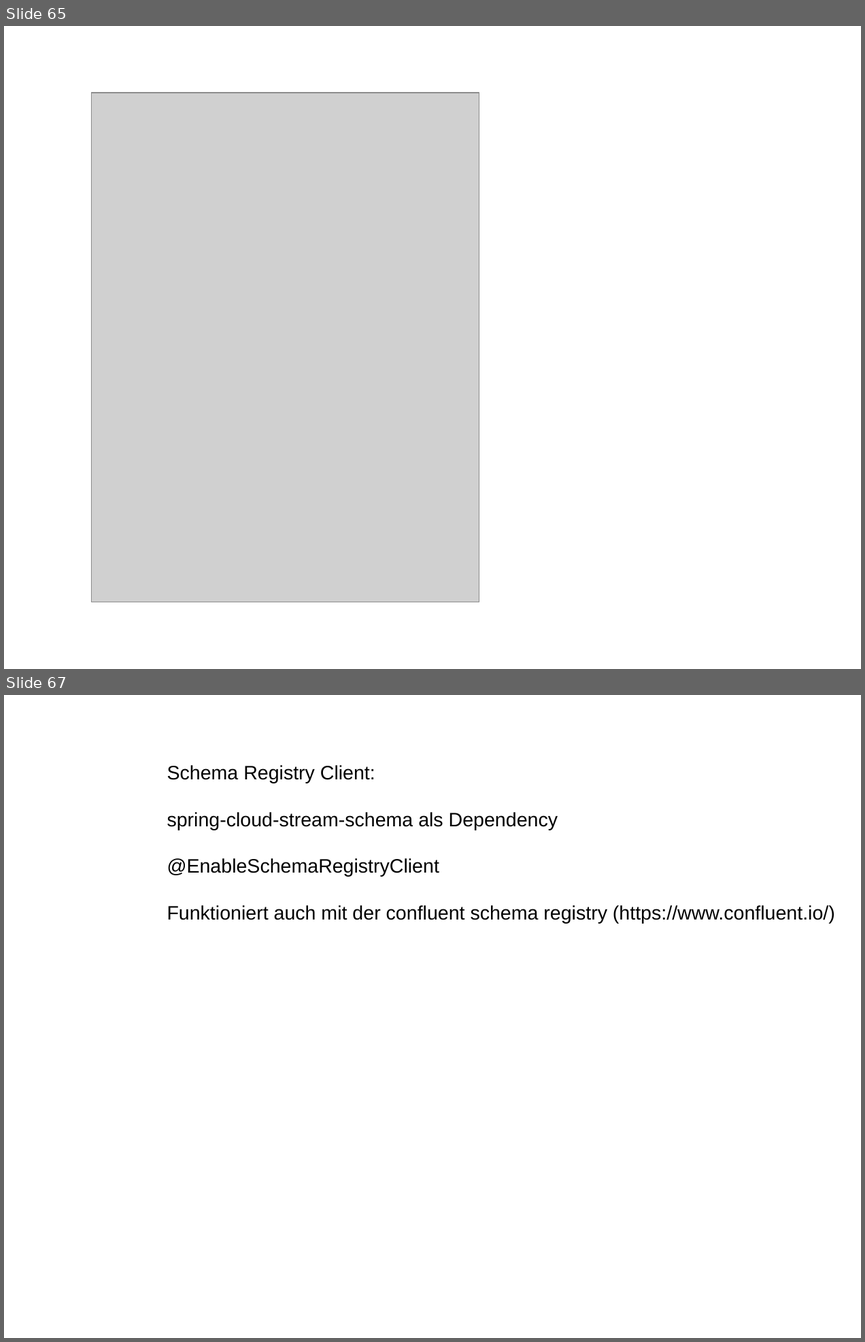
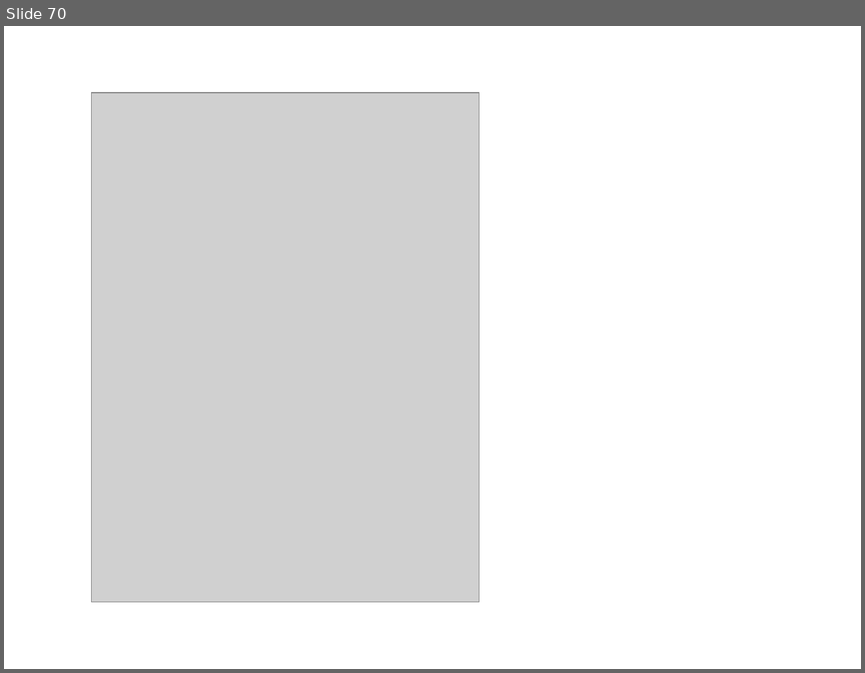
Before and after one commit to xdoo/schema_evolution_demo, a slide deck: Folien.odp. Shown one above the other, each under a label of ours: slides 65 and 67 before the commit, slide 70 after it; the slides between them are not shown. The pictures are 865x1342 and 865x673 pixels, drawn with LibreOffice and Linux fonts; fonts in the diff are those of the drawing; grey boxes stand for pictures. Boxes give left, top, right and bottom in pixels: in the first picture for what was removed or moved away, otherwise in the second. Text is boxed around its words. In the diff, an @@ line names an element or a change of style, - is before the commit and + after.

```diff
--- a/Folien.odp
+++ b/Folien.odp
@@ slide 67 removed at (4,695,861,1338), background #FFFFFF @@
@@ text removed at (167,765,835,923) @@
-Schema Registry Client:
-spring-cloud-stream-schema als Dependency
-@EnableSchemaRegistryClient
-Funktioniert auch mit der confluent schema registry (https://www.confluent.io/)
@@ what was slide 65 is now slide 70 @@
```
Also in this commit, not shown: 10 slides changed, 9 slides added, 3 other slides removed, 2 other files.
